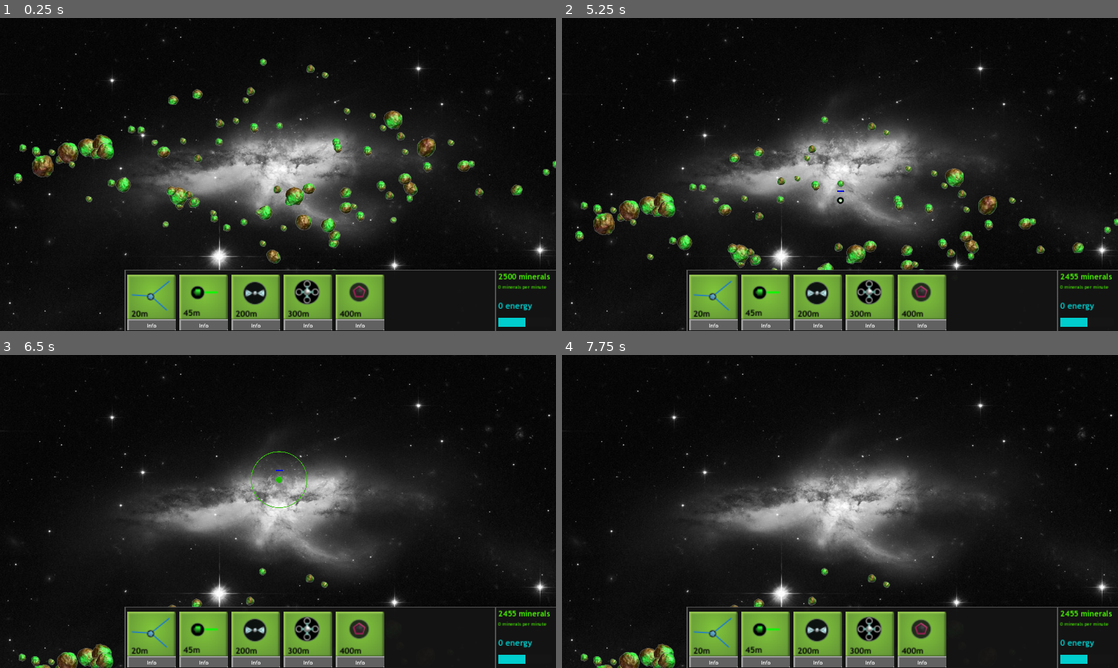
Above: before the commit, frames 1-4 (two rows, left to right).
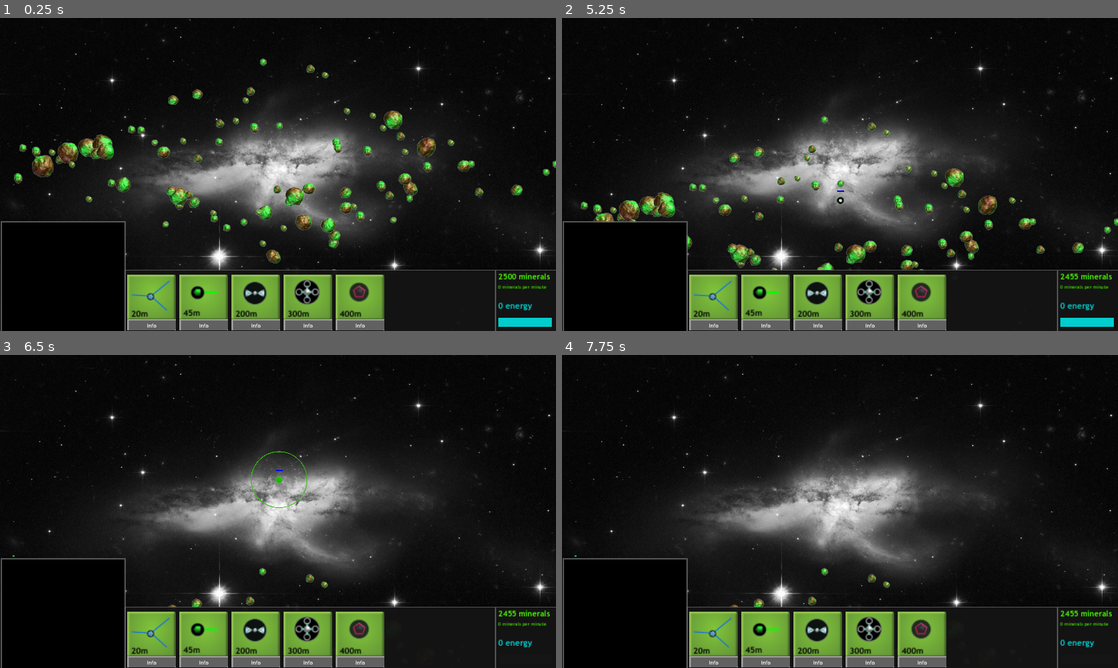
Above: after the commit, the same moments.

Repository: ramhacks/space-game-remake
Game: Godot game, scene res://survival.tscn
The game is run twice, just before and just after one commit, with the same random seed, the same clock (stepped at 60 frames per second) and the same inputs.
Inputs (mouse positions are in pixels of both pictures, inside the frame that each line leads up to):
- Up to frame 1 (0.25 s): no input
- Up to frame 2 (5.25 s): click (767, 324) at 0.52 s; click (767, 296) at 1.27 s; click (767, 324) at 2.02 s; click (767, 296) at 2.77 s; click (767, 324) at 3.52 s; click (767, 296) at 4.27 s; tap Enter at 5 s; drag from (840, 143) to (840, 315) at 5.02 s
- Up to frame 3 (6.5 s): tap Space at 5.75 s; drag from (22, 658) to (278, 480) at 5.77 s
- Up to frame 4 (7.75 s): tap Enter at 6.5 s; move the mouse to (612, 661) at 6.52 s; tap Middle mouse button (Middle_Button) at 6.6 s; click (612, 661) at 6.67 s; tap Space at 7.25 s; drag from (695, 639) to (840, 652) at 7.27 s

The runs differ from the first frame. In frame 1, 0.4% of the frame differs, in the area x 0-100%, y 64-100%; in frame 2, 0.7%; in frame 3, 1.1%, in the area x 0-95%, y 64-100%; in frame 4, 1.1%.
Error in both runs: Assertion failed: Can only set shortcut keybinds to lettered/numbered keys (res://UI)

Commit message:
Fixed Error

Diff:
--- a/the-space-game/Survival_Scene_Scripts/globals.gd
+++ b/the-space-game/Survival_Scene_Scripts/globals.gd
@@ -73,8 +73,16 @@
 
 #IMPORTANT, connects them based on group only, if not in group wont connect line between a group at all
 func connect_group_lines(self_node):
+
 	power_groups[self_node.group_][1] -= self_node.power_capacity
 	total_capacity -= self_node.power_capacity
+	if(self_node.cur_name == 'solar'):
+		power_groups[self_node.group_][0] -= self_node.energy_produced % self_node.power_capacity
+	if(total_capacity > 0):
+		total_current = total_current % total_capacity
+	else:
+		total_capacity = 0
+		total_current = 0
 	for power in power_groups:
 		get_tree().call_group(power, "reset_line")
 		for node in get_tree().get_nodes_in_group(power):
--- a/the-space-game/Survival_Scene_Scripts/survival.gd
+++ b/the-space-game/Survival_Scene_Scripts/survival.gd
@@ -23,6 +23,8 @@
 signal connect_game_ticks(node)
 
 signal finished
+signal create_radar_node(node)
+signal remove_radar_node(node)
 
 #these two variables are if we are going to place a tower, press the tower button and show the tower following
 #the mouse and then what type of tower we are placing, the functionality of the towers will be the same for
@@ -30,6 +32,9 @@
 var tower_to_place
 var tower_scene
 
+var radar_node
+var radar_level
+
 var game_tick_timer
 var selection_node
 
@@ -53,7 +58,11 @@
 func _ready() -> void:
 
 	var asteroid_scene = preload("res://Asteroid_Gen/asteroid_field.tscn")
+
 	selection_node = preload("res://Selection_Draw_Node/Selection_Draw.tscn").instantiate()
+
+	radar_node = preload("res://Visuals/Minimap_textures/radar_marker.tscn")
+	radar_level = get_node("HotBar_Layer/Hotbar_Background/Hotbar_Forground/MiniMapBackground/Forground/Minimap")
 	var tween = self.get_tree().create_tween() #rotate the drawing
 	tween.tween_property(selection_node, "rotation", deg_to_rad(0), 0.5)
 	var instance = asteroid_scene.instantiate()
@@ -102,6 +111,7 @@
 		tower_to_place.queue_free()
 		Globals.tower_hovering = false
 
+
 func _on_camera_area_place_tower(cur_position: Variant) -> void:
 	if(Globals.tower_hovering):
 		var is_miner_and_overlapping = (tower_to_place.cur_name == "miner"
@@ -143,6 +153,12 @@
 				copy.draw_laser.connect(draw_laser)
 				copy.draw_selection_animation.connect(draw_selector)
 				copy.request_power.connect(Globals.power_requested)
+
+
+				var marker_instance = radar_node.instantiate()
+				copy.radar_node = marker_instance
+				copy.update_location.connect(marker_instance.on_update_location)
+				create_radar_node.emit(marker_instance)
 
 
 				#Node has been added, call all tower nodes to reformat lines if needed (if they have a new connection available
@@ -166,6 +182,7 @@
 	line.add_point(pos2)
 	line.add_point(pos1)
 
+	print("CALLED")
 	tower.get_node("AnimationPlayer").play("line_disolve")
 
 
@@ -244,7 +261,6 @@
 
 #show selection ui
 func show_selection_ui(tower):
-	print(tower.group_)
 	#re-add all button nodes just in case they were removed in another tower seleciton menu
 	var vbox = self.get_node("HotBar_Layer/Hotbar_Background/Hotbar_Forground/Selection/Side_Buttons")
 
--- /dev/null
+++ b/the-space-game/Visuals/Effects/Explosion/explosion.tscn
@@ -0,0 +1,39 @@
+[gd_scene load_steps=6 format=3 uid="uid://b4w64irrnkwse"]
+
+[ext_resource type="Texture2D" uid="uid://bemi0futfol55" path="res://Visuals/Effects/Explosion/2.png" id="1_e0jwv"]
+[ext_resource type="Texture2D" uid="uid://cg5xh8ggybyex" path="res://Visuals/Effects/Explosion/7.png" id="2_4pll8"]
+[ext_resource type="Texture2D" uid="uid://cf7ao24yqb5ev" path="res://Visuals/Effects/Explosion/6.png" id="3_msxlm"]
+[ext_resource type="Texture2D" uid="uid://b6armdykftyu5" path="res://Visuals/Effects/Explosion/1.png" id="4_nl623"]
+
+[sub_resource type="SpriteFrames" id="SpriteFrames_r3vyk"]
+animations = [{
+"frames": [{
+"duration": 1.0,
+"texture": ExtResource("1_e0jwv")
+}, {
+"duration": 1.0,
+"texture": ExtResource("2_4pll8")
+}, {
+"duration": 1.0,
+"texture": ExtResource("3_msxlm")
+}],
+"loop": false,
+"name": &"enemy_explosion",
+"speed": 5.0
+}, {
+"frames": [{
+"duration": 1.0,
+"texture": ExtResource("4_nl623")
+}, {
+"duration": 1.0,
+"texture": ExtResource("1_e0jwv")
+}],
+"loop": false,
+"name": &"tower_explosion",
+"speed": 5.0
+}]
+
+[node name="Explosion" type="AnimatedSprite2D"]
+visible = false
+sprite_frames = SubResource("SpriteFrames_r3vyk")
+animation = &"tower_explosion"
--- /dev/null
+++ b/the-space-game/Visuals/Minimap_textures/minimap.tscn
@@ -0,0 +1,12 @@
+[gd_scene format=3 uid="uid://dpjr4rd65o1ep"]
+
+[node name="Minimap" type="Control"]
+layout_mode = 3
+anchors_preset = 0
+
+[node name="SubViewportContainer" type="SubViewportContainer" parent="."]
+layout_mode = 0
+offset_right = 224.0
+offset_bottom = 220.0
+
+[node name="SubViewport" type="SubViewport" parent="SubViewportContainer"]
--- /dev/null
+++ b/the-space-game/Visuals/Minimap_textures/radar_marker.gd
@@ -0,0 +1,21 @@
+extends Sprite2D
+
+@export var minimap_x_size: int
+@export var minimap_y_size: int
+
+func on_update_location(loc):
+	loc = to_local(loc)
+	self.visible = true
+
+	loc.x /= (225)
+	loc.y /= (227)
+	self.position = loc
+
+# Called when the node enters the scene tree for the first time.
+func _ready() -> void:
+	self.visible = false
+
+
+# Called every frame. 'delta' is the elapsed time since the previous frame.
+func _process(delta: float) -> void:
+	pass
--- /dev/null
+++ b/the-space-game/Visuals/Minimap_textures/radar_marker.tscn
@@ -0,0 +1,12 @@
+[gd_scene load_steps=3 format=3 uid="uid://bvi63dhua8p3v"]
+
+[ext_resource type="Texture2D" uid="uid://c64wseebqwiyk" path="res://Visuals/Minimap_textures/tower.png" id="1_r2omd"]
+[ext_resource type="Script" path="res://Visuals/Minimap_textures/radar_marker.gd" id="2_ej4yc"]
+
+[node name="RadarMarker" type="Sprite2D"]
+position = Vector2(2, 2)
+scale = Vector2(0.105263, 0.105263)
+texture = ExtResource("1_r2omd")
+script = ExtResource("2_ej4yc")
+minimap_x_size = 254
+minimap_y_size = 257
--- /dev/null
+++ b/the-space-game/Visuals/Themes/Custom_Side.tres
@@ -0,0 +1,7 @@
+[gd_resource type="Theme" load_steps=2 format=3 uid="uid://1mv3b8eei53w"]
+
+[ext_resource type="FontFile" uid="uid://cv8a6vbc8ntaf" path="res://Visuals/Fonts/633_Trebuchet MS.ttf" id="1_hkg02"]
+
+[resource]
+default_font = ExtResource("1_hkg02")
+Button/fonts/font = ExtResource("1_hkg02")
--- a/the-space-game/Visuals/Themes/Upgrade_Button.tres
+++ b/the-space-game/Visuals/Themes/Upgrade_Button.tres
@@ -22,6 +22,7 @@
 Button/colors/font_hover_color = Color(0.266667, 0.713726, 0.290196, 1)
 Button/colors/font_hover_pressed_color = Color(0.266667, 0.713726, 0.290196, 1)
 Button/colors/font_pressed_color = Color(0.266667, 0.713726, 0.290196, 1)
+Button/font_sizes/font_size = 16
 Button/fonts/font = ExtResource("1_8enxp")
 Button/styles/focus = SubResource("StyleBoxEmpty_1aav7")
 Button/styles/hover = ExtResource("1_pav7f")
--- a/the-space-game/Visuals/Themes/border.tres
+++ b/the-space-game/Visuals/Themes/border.tres
@@ -9,3 +9,5 @@
 border_width_bottom = 3
 border_color = Color(0.266667, 0.713726, 0.290196, 1)
 corner_radius_bottom_right = 2
+expand_margin_top = 2.0
+expand_margin_bottom = 2.0
--- /dev/null
+++ b/the-space-game/Visuals/Themes/minimap.tres
@@ -0,0 +1,7 @@
+[gd_resource type="Theme" load_steps=2 format=3 uid="uid://bvpc0uoiyflce"]
+
+[sub_resource type="StyleBoxFlat" id="StyleBoxFlat_cqx1e"]
+bg_color = Color(0.380392, 0.380392, 0.380392, 0.843137)
+
+[resource]
+Panel/styles/panel = SubResource("StyleBoxFlat_cqx1e")
--- /dev/null
+++ b/the-space-game/forground.gd
@@ -0,0 +1,19 @@
+extends Panel
+
+
+# Called when the node enters the scene tree for the first time.
+func _ready() -> void:
+	pass # Replace with function body.
+
+
+# Called every frame. 'delta' is the elapsed time since the previous frame.
+func _process(delta: float) -> void:
+	pass
+
+func _on_survival_create_radar_node(node: Variant) -> void:
+	print(node)
+	self.add_child(node)
+
+
+func _on_survival_remove_radar_node(node: Variant) -> void:
+	pass # Replace with function body.
--- a/the-space-game/right_box.gd
+++ b/the-space-game/right_box.gd
@@ -1,5 +1,7 @@
 extends Control
 #Edits screen text to display current minerals and current energy the player has
+
+var skip_frame = 0 #only update the energy amount bar every 5 frames so it doesn't give anyone a seizure
 
 # Called when the node enters the scene tree for the first time.
 func _ready() -> void:
@@ -8,5 +10,12 @@
 
 # Called every frame. 'delta' is the elapsed time since the previous frame.
 func _process(delta: float) -> void:
+	if(skip_frame == 2):
+		$Energy_Amount_Bar.max_value = Globals.total_capacity
+		$Energy_Amount_Bar.value = Globals.total_current
+		skip_frame = 0
 	$Resources.text = str(Globals.resources) + " minerals"
 	$Energy.text = str(Globals.total_current) + " energy"
+	#Add a way to calculate resources per minute
+
+	skip_frame +=1
--- a/the-space-game/survival.tscn
+++ b/the-space-game/survival.tscn
@@ -27,12 +27,13 @@
 [ext_resource type="Texture2D" uid="uid://bujtl418tsuai" path="res://Visuals/Button_Textures/Missile_Launcher/1.png" id="18_lo4so"]
 [ext_resource type="Texture2D" uid="uid://5ucry3rwpivb" path="res://Visuals/Button_Textures/Missile_Launcher/2.png" id="19_aroka"]
 [ext_resource type="FontFile" uid="uid://cv8a6vbc8ntaf" path="res://Visuals/Fonts/633_Trebuchet MS.ttf" id="25_n6jvr"]
-[ext_resource type="Theme" uid="uid://cnfje2s4oho51" path="res://Visuals/Themes/Side_Buttons.tres" id="27_tripf"]
+[ext_resource type="Theme" uid="uid://bvpc0uoiyflce" path="res://Visuals/Themes/minimap.tres" id="28_ud85u"]
 [ext_resource type="FontFile" uid="uid://baf5yckugqi1b" path="res://Visuals/Fonts/663_Trebuchet MS.ttf" id="29_l8l0o"]
 [ext_resource type="Script" path="res://right_box.gd" id="29_syjw4"]
+[ext_resource type="Script" path="res://forground.gd" id="29_u08bu"]
 
 [sub_resource type="RectangleShape2D" id="RectangleShape2D_fy202"]
-size = Vector2(1152, 519)
+size = Vector2(1139, 519)
 
 [sub_resource type="RectangleShape2D" id="RectangleShape2D_otb3a"]
 size = Vector2(1152, 196)
@@ -88,6 +89,8 @@
 border_width_bottom = 3
 border_color = Color(0, 0.803922, 0.803922, 1)
 corner_radius_bottom_right = 2
+expand_margin_top = 2.0
+expand_margin_bottom = 2.0
 
 [sub_resource type="StyleBoxFlat" id="StyleBoxFlat_c81f4"]
 bg_color = Color(0, 0.803922, 0.803922, 1)
@@ -98,6 +101,8 @@
 border_width_bottom = 3
 border_color = Color(0, 0.803922, 0.803922, 1)
 corner_radius_bottom_right = 2
+expand_margin_top = 2.0
+expand_margin_bottom = 2.0
 
 [sub_resource type="StyleBoxFlat" id="StyleBoxFlat_hrhu1"]
 draw_center = false
@@ -119,6 +124,12 @@
 Button/styles/normal = SubResource("StyleBoxFlat_c81f4")
 Button/styles/pressed = SubResource("StyleBoxFlat_hrhu1")
 
+[sub_resource type="StyleBoxFlat" id="StyleBoxFlat_m070p"]
+bg_color = Color(0, 0, 0, 1)
+
+[sub_resource type="Theme" id="Theme_q3g37"]
+Panel/styles/panel = SubResource("StyleBoxFlat_m070p")
+
 [sub_resource type="Theme" id="Theme_tklwr"]
 Panel/styles/panel = null
 
@@ -162,7 +173,7 @@
 position = Vector2(575, 325)
 
 [node name="CollisionShape2D" type="CollisionShape2D" parent="Camera_Area"]
-position = Vector2(576, 259.5)
+position = Vector2(571.5, 260)
 shape = SubResource("RectangleShape2D_fy202")
 
 [node name="Background_Layer" type="CanvasLayer" parent="."]
@@ -309,7 +320,6 @@
 bbcode_enabled = true
 
 [node name="Selection" type="Control" parent="HotBar_Layer/Hotbar_Background/Hotbar_Forground"]
-visible = false
 anchors_preset = 0
 offset_right = 651.0
 offset_bottom = 131.0
@@ -412,18 +422,44 @@
 
 [node name="Custom" type="Button" parent="HotBar_Layer/Hotbar_Background/Hotbar_Forground/Selection/Side_Buttons"]
 layout_mode = 2
-theme = ExtResource("27_tripf")
 text = "All Miners ON"
+metadata/_edit_lock_ = true
 
 [node name="Upgrade_Button" type="Button" parent="HotBar_Layer/Hotbar_Background/Hotbar_Forground/Selection/Side_Buttons"]
 layout_mode = 2
 theme = ExtResource("11_vnck4")
 text = "Upgrade "
+metadata/_edit_lock_ = true
 
 [node name="Recycle" type="Button" parent="HotBar_Layer/Hotbar_Background/Hotbar_Forground/Selection/Side_Buttons"]
 layout_mode = 2
 theme = SubResource("Theme_jrksv")
 text = "Recycle "
+metadata/_edit_lock_ = true
+
+[node name="MiniMapBackground" type="Panel" parent="HotBar_Layer/Hotbar_Background/Hotbar_Forground"]
+layout_mode = 1
+anchors_preset = -1
+anchor_left = -0.334
+anchor_top = -0.805
+anchor_bottom = 0.945
+offset_left = -2.15599
+offset_top = 1.04001
+offset_bottom = 8.03999
+theme = ExtResource("28_ud85u")
+
+[node name="Forground" type="Panel" parent="HotBar_Layer/Hotbar_Background/Hotbar_Forground/MiniMapBackground"]
+layout_mode = 1
+anchors_preset = -1
+anchor_left = 0.004
+anchor_right = 0.977
+anchor_bottom = 0.983
+offset_left = 0.968
+offset_top = 2.0
+offset_right = 3.93399
+offset_bottom = 1.92699
+theme = SubResource("Theme_q3g37")
+script = ExtResource("29_u08bu")
 
 [node name="ColorRect2" type="ColorRect" parent="HotBar_Layer"]
 z_index = 3
@@ -487,7 +523,9 @@
 show_percentage = false
 metadata/_edit_lock_ = true
 
+[connection signal="create_radar_node" from="." to="HotBar_Layer/Hotbar_Background/Hotbar_Forground/MiniMapBackground/Forground" method="_on_survival_create_radar_node"]
 [connection signal="finished" from="." to="HotBar_Layer/Hotbar_Background/Hotbar_Forground/Selection/Side_Buttons" method="_on_survival_finished"]
+[connection signal="remove_radar_node" from="." to="HotBar_Layer/Hotbar_Background/Hotbar_Forground/MiniMapBackground/Forground" method="_on_survival_remove_radar_node"]
 [connection signal="timeout" from="Global_Ticks" to="Global_Ticks" method="_on_timeout"]
 [connection signal="cancel_spawn_tower" from="Camera_Area" to="." method="_on_camera_area_cancel_spawn_tower"]
 [connection signal="cancel_spawn_tower" from="Camera_Area" to="Global_Ticks" method="_on_camera_area_cancel_spawn_tower"]
--- a/the-space-game/towers/Miner/miner_tower.gd
+++ b/the-space-game/towers/Miner/miner_tower.gd
@@ -8,6 +8,7 @@
 # Called when the node enters the scene tree for the first time.
 
 func _ready() -> void:
+
 	sprite_node = self.get_node("Sprite")
 	child_area = self.get_node("Collision_Area")
 	animated_node = self.get_node("Sprite2D")
--- a/the-space-game/towers/Power_Node/Power_Node.tscn
+++ b/the-space-game/towers/Power_Node/Power_Node.tscn
@@ -1,9 +1,8 @@
-[gd_scene load_steps=20 format=3 uid="uid://ms1nm4qyo62h"]
+[gd_scene load_steps=19 format=3 uid="uid://ms1nm4qyo62h"]
 
 [ext_resource type="PackedScene" uid="uid://dd0iq32xbef8" path="res://towers/tower.tscn" id="1_8ecru"]
 [ext_resource type="Script" path="res://towers/Power_Node/power_node.gd" id="2_g6doy"]
 [ext_resource type="Texture2D" uid="uid://c33jldjnrteju" path="res://Visuals/Sprite_Frames/458.png" id="3_gmdq8"]
-[ext_resource type="Texture2D" uid="uid://bi2rjwgx0u0ui" path="res://Visuals/Sprite_Frames/461.png" id="4_8skdq"]
 [ext_resource type="Script" path="res://towers/Power_Node/powersprite.gd" id="5_15jqe"]
 [ext_resource type="Texture2D" uid="uid://cgtp82pb8v11q" path="res://Visuals/Sprite_Frames/463.png" id="5_vddk6"]
 [ext_resource type="Texture2D" uid="uid://dpqmfilj0a8ul" path="res://Visuals/Sprite_Frames/465.png" id="6_3lbpi"]
@@ -32,9 +31,6 @@
 "speed": 10.0
 }, {
 "frames": [{
-"duration": 1.0,
-"texture": ExtResource("4_8skdq")
-}, {
 "duration": 1.0,
 "texture": ExtResource("5_vddk6")
 }, {
@@ -74,14 +70,6 @@
 "loop": false,
 "name": &"place",
 "speed": 10.0
-}, {
-"frames": [{
-"duration": 1.0,
-"texture": ExtResource("16_qrksn")
-}],
-"loop": true,
-"name": &"powered",
-"speed": 5.0
 }]
 
 [node name="Power_Node" groups=["collider"] instance=ExtResource("1_8ecru")]
@@ -93,17 +81,17 @@
 [node name="CollisionShape2D" type="CollisionShape2D" parent="Sprite" index="0"]
 shape = SubResource("CircleShape2D_t335d")
 
-[node name="Collision_Area" parent="." index="5"]
+[node name="Collision_Area" parent="." index="4"]
 collision_priority = 2.0
 
 [node name="Collider" parent="Collision_Area" index="0"]
 z_index = 3
 
+[node name="Connector" parent="." index="5"]
+z_index = -2
+default_color = Color(0, 0.580392, 0.741176, 0.658824)
+
 [node name="Sprite2D" type="AnimatedSprite2D" parent="." index="6"]
 sprite_frames = SubResource("SpriteFrames_ws7ev")
 animation = &"hover"
 script = ExtResource("5_15jqe")
-
-[node name="Connector" parent="." index="7"]
-z_index = -2
-default_color = Color(0, 0.580392, 0.741176, 0.658824)
--- a/the-space-game/towers/Solar/solar.gd
+++ b/the-space-game/towers/Solar/solar.gd
@@ -55,7 +55,7 @@
 		Globals.NO_SOLAR_TOWER = false
 
 	if built and connect_toggle:
-		$Power_Delay.wait_time = upgrade_map[upgrade_level]
+		$Power_Delay.wait_time = 0.5
 		power_time_seconds = upgrade_map[upgrade_level]
 		$Power_Delay.timeout.connect(turn_on)
 		$Power_Delay.timeout.disconnect(_on_power_delay_timeout)
@@ -77,6 +77,8 @@
 	super.set_placed(re_animate, current_overlapping_bodies)
 
 func turn_on():
+	#health = 0 For testing explosion animation
+
 	if(Globals.power_groups[group_][0]+energy_produced <= Globals.power_groups[group_][1]):
 		Globals.power_groups[group_][0] += energy_produced
 		Globals.total_current += energy_produced
--- a/the-space-game/towers/Solar/solar.tscn
+++ b/the-space-game/towers/Solar/solar.tscn
@@ -1,10 +1,9 @@
-[gd_scene load_steps=42 format=3 uid="uid://bftugtnfokgv"]
+[gd_scene load_steps=39 format=3 uid="uid://bftugtnfokgv"]
 
 [ext_resource type="PackedScene" uid="uid://dd0iq32xbef8" path="res://towers/tower.tscn" id="1_cmj2o"]
 [ext_resource type="Script" path="res://towers/Solar/solar.gd" id="2_lr4nm"]
 [ext_resource type="Texture2D" uid="uid://d07u7pah6ppym" path="res://Visuals/Sprite_Frames/29.png" id="2_m4vuw"]
 [ext_resource type="Texture2D" uid="uid://b7inrwfjq44wa" path="res://Visuals/Sprite_Frames/71.png" id="3_2kyp7"]
-[ext_resource type="Texture2D" uid="uid://c73h6lrpfwqb1" path="res://Visuals/Sprite_Frames/92.png" id="4_alaq6"]
 [ext_resource type="Texture2D" uid="uid://hc8fg33g4154" path="res://Visuals/Sprite_Frames/73.png" id="4_p3cc5"]
 [ext_resource type="Texture2D" uid="uid://c6rbhib0tkcc7" path="res://Visuals/Sprite_Frames/75.png" id="5_57i7e"]
 [ext_resource type="Texture2D" uid="uid://cub21e0g4j7vw" path="res://Visuals/Sprite_Frames/77.png" id="6_ufj80"]
@@ -16,7 +15,6 @@
 [ext_resource type="Texture2D" uid="uid://ddhqvhsa7uvrk" path="res://Visuals/Sprite_Frames/89.png" id="12_5ohx6"]
 [ext_resource type="Texture2D" uid="uid://dvftcm44a01g5" path="res://Visuals/Sprite_Frames/95.png" id="13_piehh"]
 [ext_resource type="Texture2D" uid="uid://5t3wxmtyhq7j" path="res://Visuals/Sprite_Frames/97.png" id="14_gkepf"]
-[ext_resource type="Texture2D" uid="uid://bdoosp1rdvdfd" path="res://Visuals/Sprite_Frames/116.png" id="14_jgxmy"]
 [ext_resource type="Texture2D" uid="uid://bs6dxvmfg6gp6" path="res://Visuals/Sprite_Frames/99.png" id="15_k073u"]
 [ext_resource type="Texture2D" uid="uid://djhxupjn270bb" path="res://Visuals/Sprite_Frames/101.png" id="16_qserg"]
 [ext_resource type="Texture2D" uid="uid://c3o8dgku6dmut" path="res://Visuals/Sprite_Frames/103.png" id="17_2ng4a"]
@@ -29,7 +27,6 @@
 [ext_resource type="Texture2D" uid="uid://djpkfncfs846p" path="res://Visuals/Sprite_Frames/45.png" id="24_h85cb"]
 [ext_resource type="Texture2D" uid="uid://b280ttovu0nw3" path="res://Visuals/Sprite_Frames/47.png" id="25_ktoo7"]
 [ext_resource type="Texture2D" uid="uid://dusvhek3rmktc" path="res://Visuals/Sprite_Frames/49.png" id="26_7opiw"]
-[ext_resource type="Texture2D" uid="uid://xc4gw5onqj6s" path="res://Visuals/Sprite_Frames/68.png" id="26_owqli"]
 [ext_resource type="Texture2D" uid="uid://cndvj03e5hi60" path="res://Visuals/Sprite_Frames/51.png" id="27_v6nla"]
 [ext_resource type="Texture2D" uid="uid://wsajvdxxihfa" path="res://Visuals/Sprite_Frames/53.png" id="28_euksq"]
 [ext_resource type="Texture2D" uid="uid://manep310y62c" path="res://Visuals/Sprite_Frames/55.png" id="29_iipea"]
@@ -51,9 +48,6 @@
 "speed": 10.0
 }, {
 "frames": [{
-"duration": 1.0,
-"texture": ExtResource("4_alaq6")
-}, {
 "duration": 1.0,
 "texture": ExtResource("3_2kyp7")
 }, {
@@ -90,9 +84,6 @@
 }, {
 "frames": [{
 "duration": 1.0,
-"texture": ExtResource("14_jgxmy")
-}, {
-"duration": 1.0,
 "texture": ExtResource("13_piehh")
 }, {
 "duration": 1.0,
@@ -127,9 +118,6 @@
 "speed": 10.0
 }, {
 "frames": [{
-"duration": 1.0,
-"texture": ExtResource("26_owqli")
-}, {
 "duration": 1.0,
 "texture": ExtResource("23_nt2jf")
 }, {
@@ -194,7 +182,7 @@
 [node name="Sprite2D" type="AnimatedSprite2D" parent="." index="4"]
 z_index = 2
 sprite_frames = SubResource("SpriteFrames_3ggyo")
-animation = &"place"
+animation = &"hover"
 script = ExtResource("36_ytiel")
 
 [node name="CollisionShape2D" type="CollisionShape2D" parent="Sprite" index="0"]
--- a/the-space-game/towers/tower.gd
+++ b/the-space-game/towers/tower.gd
@@ -4,6 +4,8 @@
 
 var line_node_connections = []
  #what group this node belongs to
+
+var radar_node #node containing pointer to node on minimap representing tower
 
 var child_area
 var sprite_node
@@ -56,6 +58,7 @@
 signal draw_laser(tower, pos1, pos2, cooldown_time, tower_origin)
 signal draw_hover_line(pos1, pos2_list, R, G, B, opacity, line_node)
 signal draw_selection_animation(tower_pos, tower_radius, clicked_self, tower_type)
+signal update_location(loc)
 
 @export_category("ID_Name")
 @export var cur_name: String = "tower name" #used if we want to identify the type of tower
@@ -116,7 +119,8 @@
 
 # Called every frame. 'delta' is the elapsed time since the previous frame.
 func _process(delta: float) -> void:
-
+	if(health <= 0):
+		died()
 	#set child node and self dynamic variables
 	animated_node.upgrade_level = level
 	overlap_areas = $Collision_Area.get_overlapping_areas()
@@ -137,6 +141,9 @@
 		built = true
 	else:
 		self.get_node("BuildProgress").value = build_progress
+
+
+
 
 
 
@@ -232,6 +239,8 @@
 
 		$Power_Delay.start() #Start power_timer cycle
 
+	#put on minimap:
+	update_location.emit(self.global_position)
 func _on_power_delay_timeout() -> void:
 	#don't emit if it doesn't need power to work
 	if(power_needed) > 0:
@@ -351,3 +360,29 @@
 	draw_laser.emit(self, pos1, pos2, cooldown_delay, self)
 	#we can't use tweens because tweens are meant for single animations
 	#we need to animate 2 things at once so we have to use attached line node and can't dynamically create one
+
+
+#This tower has no more health, recycle it
+func died():
+	animated_node.visible = false
+	$Explosion.play("tower_explosion")
+	$Explosion.visible = true
+
+
+
+
+func _on_explosion_animation_finished() -> void:
+	if(Globals.tower_selection_mode):
+		get_parent().waiting_for_clickout = false
+		get_parent().selection_node.remove_from_group("selection")
+		get_parent().remove_child(get_parent().selection_node)
+		get_parent().hide_selection_ui(Globals.tower_selected)
+
+	Globals.tower_selection_mode = false
+
+	Globals.tower_node_amount -= 1
+	remove_from_group(self.group_)
+	sprite_var_node_holder.correct_area = false
+
+	Globals.connect_group_lines(self)
+	self.queue_free()
Binary file added: the-space-game/Visuals/Effects/Explosion/1.png
Not shown, added: the-space-game/Visuals/Effects/Explosion/1.png.import
Binary file added: the-space-game/Visuals/Effects/Explosion/2.png
Not shown, added: the-space-game/Visuals/Effects/Explosion/2.png.import
Binary file added: the-space-game/Visuals/Effects/Explosion/6.png
Not shown, added: the-space-game/Visuals/Effects/Explosion/6.png.import
Binary file added: the-space-game/Visuals/Effects/Explosion/7.png
Not shown, added: the-space-game/Visuals/Effects/Explosion/7.png.import
Binary file added: the-space-game/Visuals/Minimap_textures/tower.png
Not shown, added: the-space-game/Visuals/Minimap_textures/tower.png.import
Not shown: 1 places in the-space-game/survival.tscn that only renumber resources
